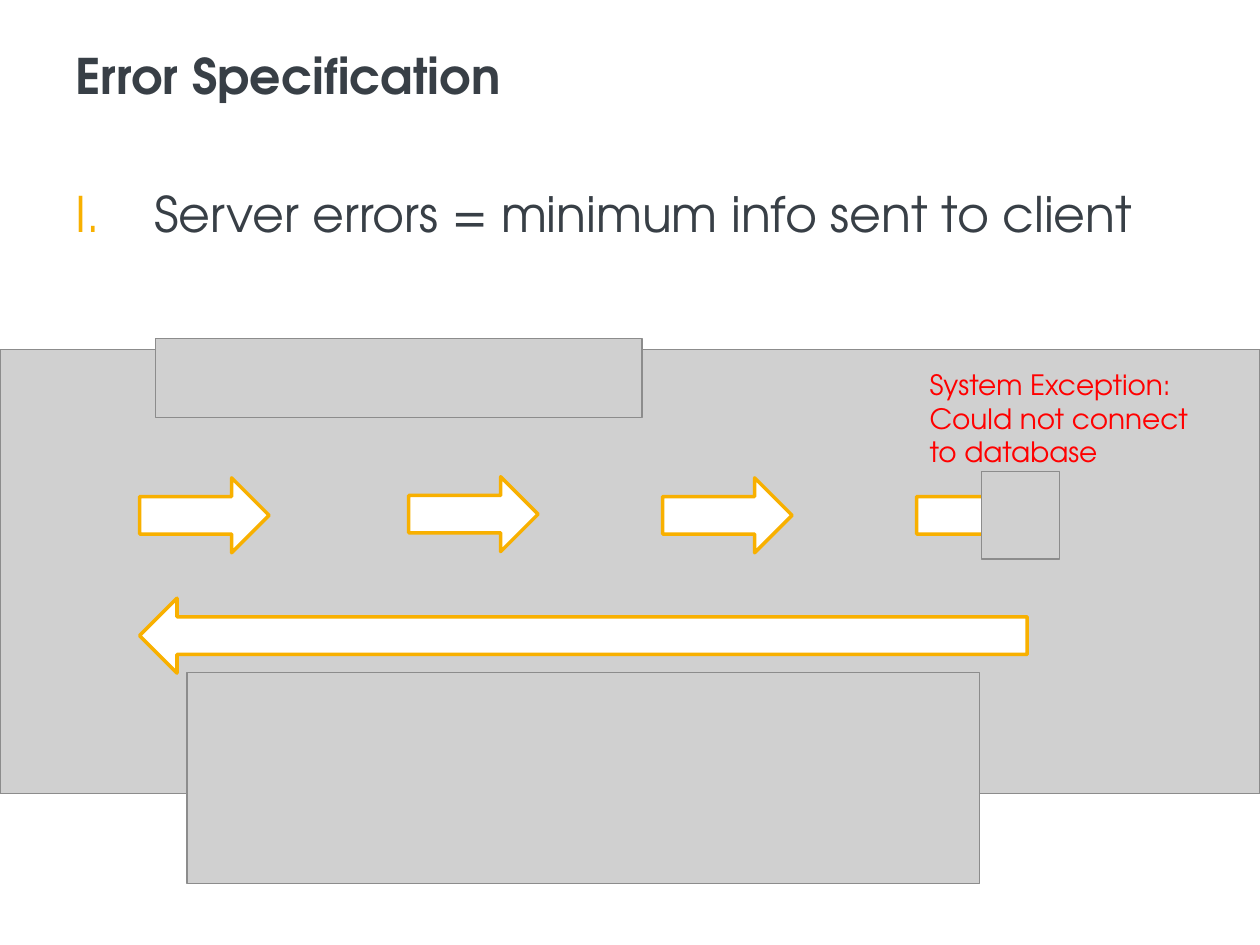
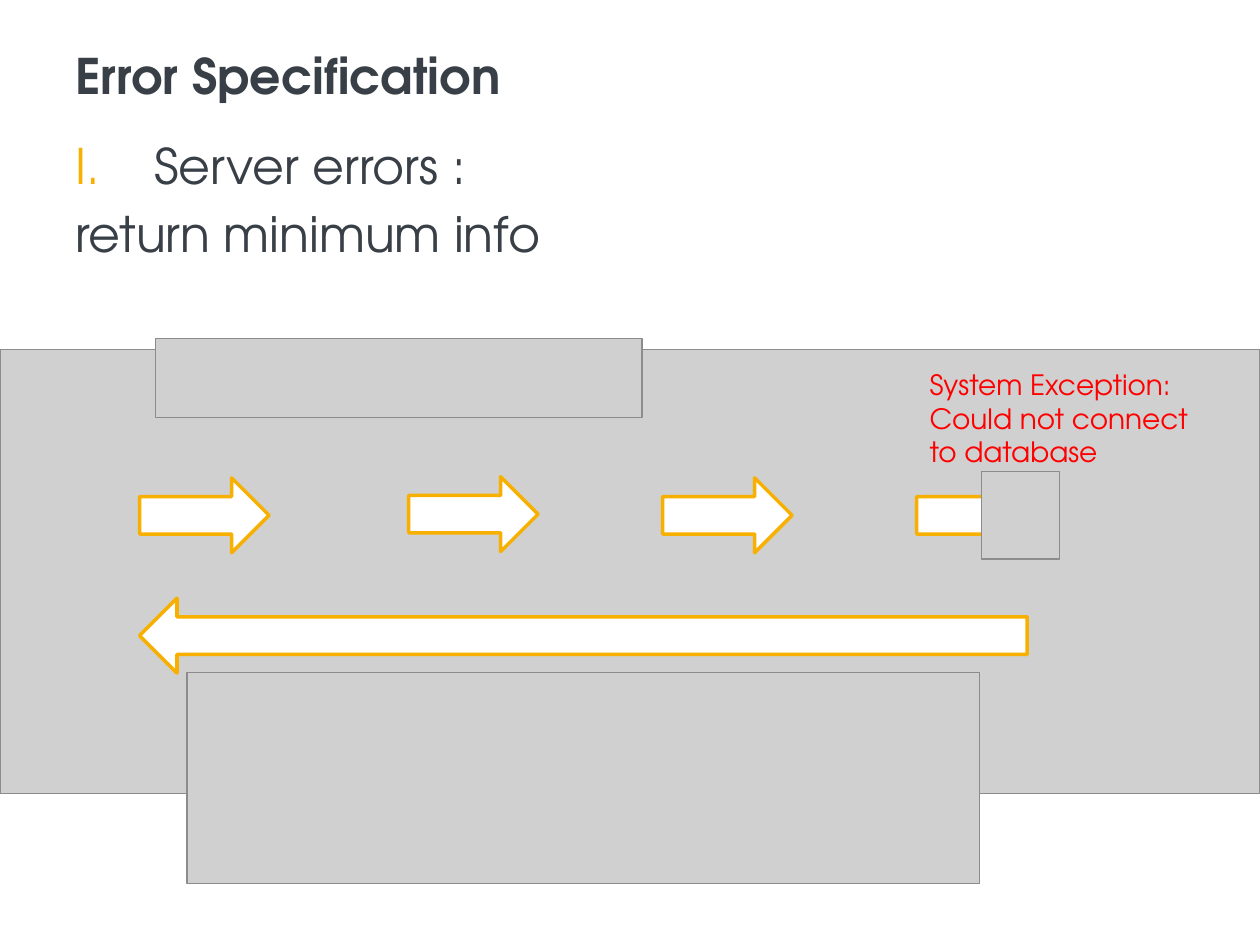
Before and after one commit to BlueInt32/prez_error_handling, a slide deck: slide 19 of Error Handling presentation.pptx (slide 18 before the commit). Drawn at 1260x945 pixels with LibreOffice and Linux fonts; fonts in the diff are those of the drawing; grey boxes stand for pictures; background and template pictures are left out. Boxes give left, top, right and bottom in pixels: in the first picture for what was removed or moved away, otherwise in the second. Text is boxed around its words. In the diff, an @@ line names an element or a change of style, - is before the commit and + after.

```diff
--- a/Error Handling presentation.pptx
+++ b/Error Handling presentation.pptx
@@ text at <box>76,147,540,253</box>: text changed @@
-I. Server errors = minimum info sent to client
+I. Server errors :
+return minimum info
```
Also in this commit, not shown: 36 other slides changed, 4 slides added, 6 other files.
